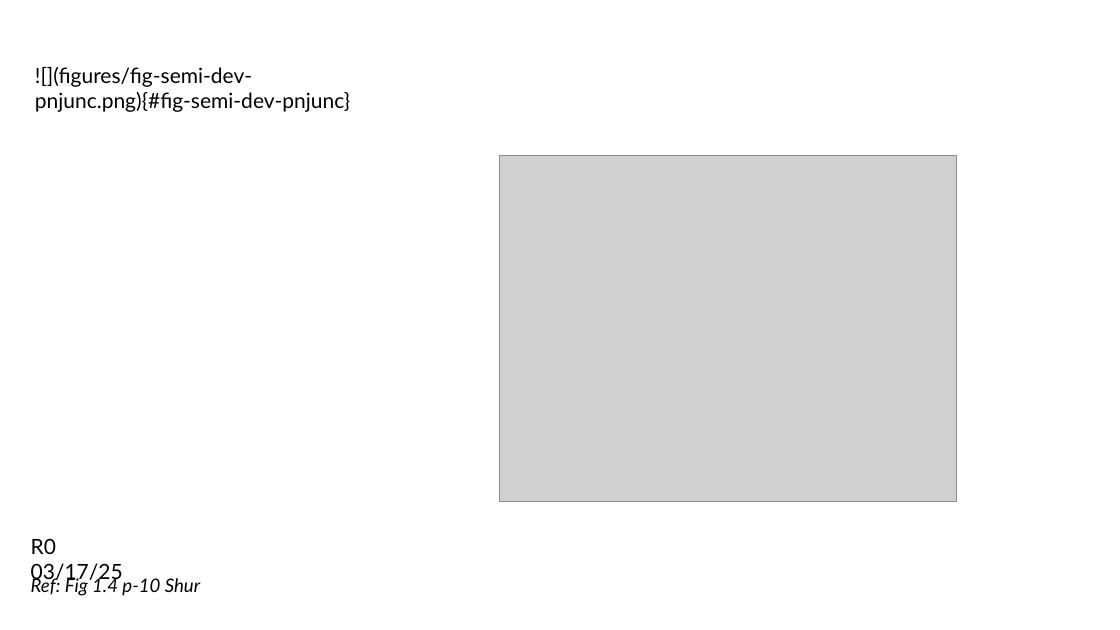
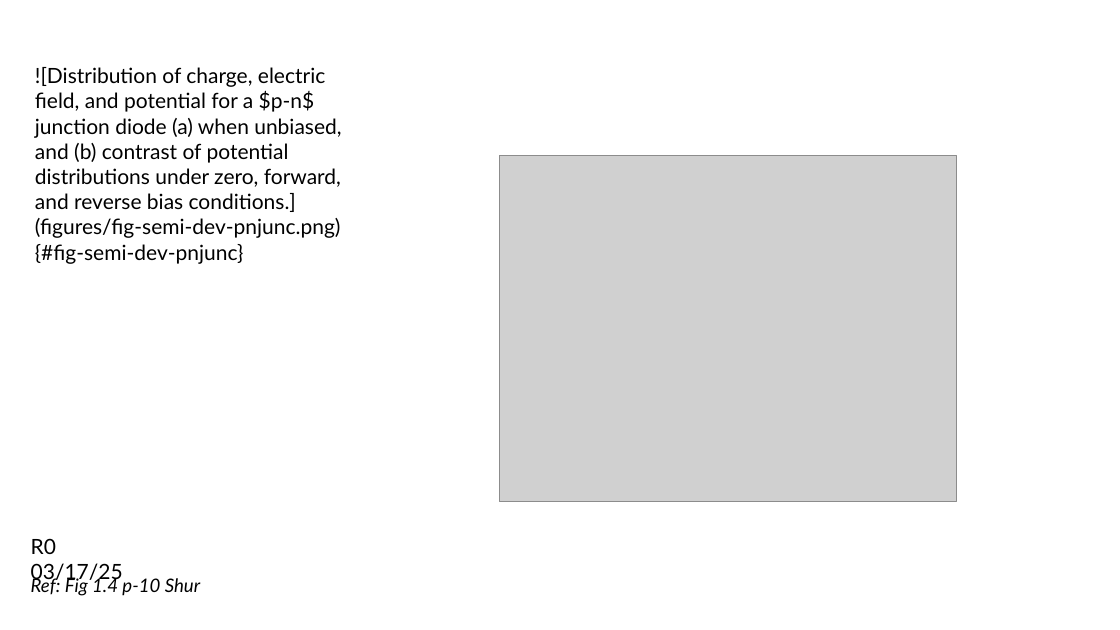
Before and after one commit to mixignal-press/ebook-ice1, a slide deck: slide 16 of figures/fig.pptx. Drawn at 1120x630 pixels with LibreOffice and Linux fonts; fonts in the diff are those of the drawing; grey boxes stand for pictures. Boxes give left, top, right and bottom in pixels: in the first picture for what was removed or moved away, otherwise in the second. Text is boxed around its words. In the diff, an @@ line names an element or a change of style, - is before the commit and + after.

```diff
--- a/figures/fig.pptx
+++ b/figures/fig.pptx
@@ text at [35,67,341,264]: text changed @@
-![](figures/fig-semi-dev-pnjunc.png){#fig-semi-dev-pnjunc}
+![Distribution of charge, electric field, and potential for a $p-n$ junction diode (a) when unbiased, and (b) contrast of potential distributions under zero, forward, and reverse bias conditions.](figures/fig-semi-dev-pnjunc.png){#fig-semi-dev-pnjunc}
```
Also in this commit, not shown: 1 slide added, 11 other files.
